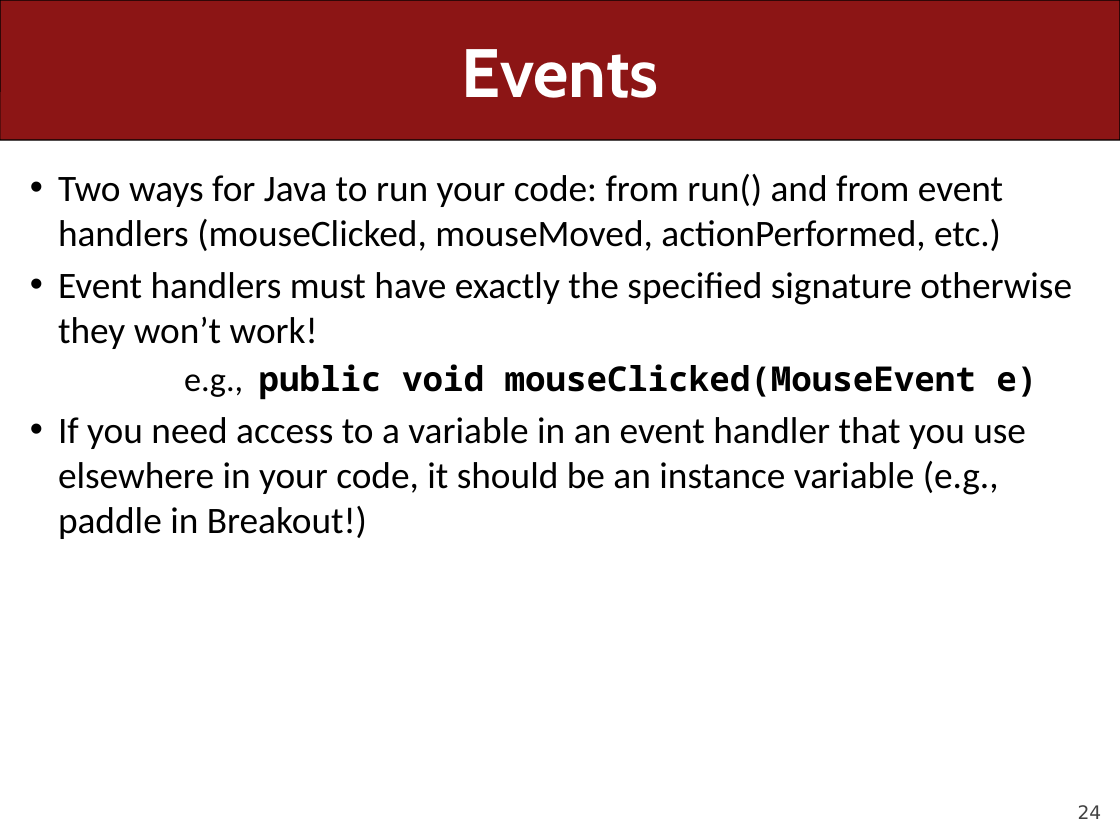
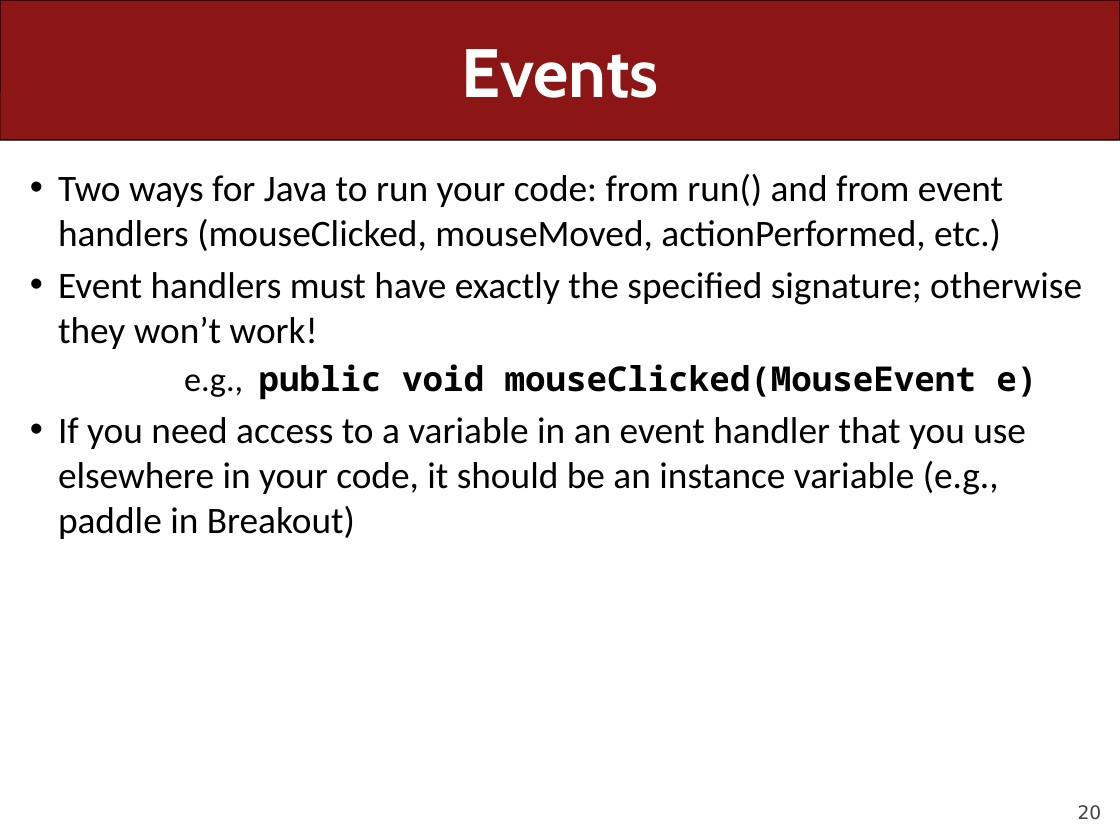
Before and after one commit to ckincaid17/cs106a-summer-2018, a slide deck: slide 20 of WWW/lectures/Lecture27/Lecture27.pptx (slide 24 before the commit). Drawn at 1120x840 pixels with LibreOffice and Linux fonts; fonts in the diff are those of the drawing. Boxes give left, top, right and bottom in pixels: in the first picture for what was removed or moved away, otherwise in the second. Text is boxed around its words. In the diff, an @@ line names an element or a change of style, - is before the commit and + after.

```diff
--- a/WWW/lectures/Lecture27/Lecture27.pptx
+++ b/WWW/lectures/Lecture27/Lecture27.pptx
@@ text at [58,272,1082,349]: text changed @@
-• Event handlers must have exactly the specified signature otherwise they won’t work!
+• Event handlers must have exactly the specified signature; otherwise they won’t work!
@@ text at [58,417,1026,539]: text changed @@
-• If you need access to a variable in an event handler that you use elsewhere in your code, it should be an instance variable (e.g., paddle in Breakout!)
+• If you need access to a variable in an event handler that you use elsewhere in your code, it should be an instance variable (e.g., paddle in Breakout)
@@ page number at [1078,805,1102,820]: text changed @@
-24
+20
```
Also in this commit, not shown: 6 other slides changed, 4 slides removed, 19 other files.
